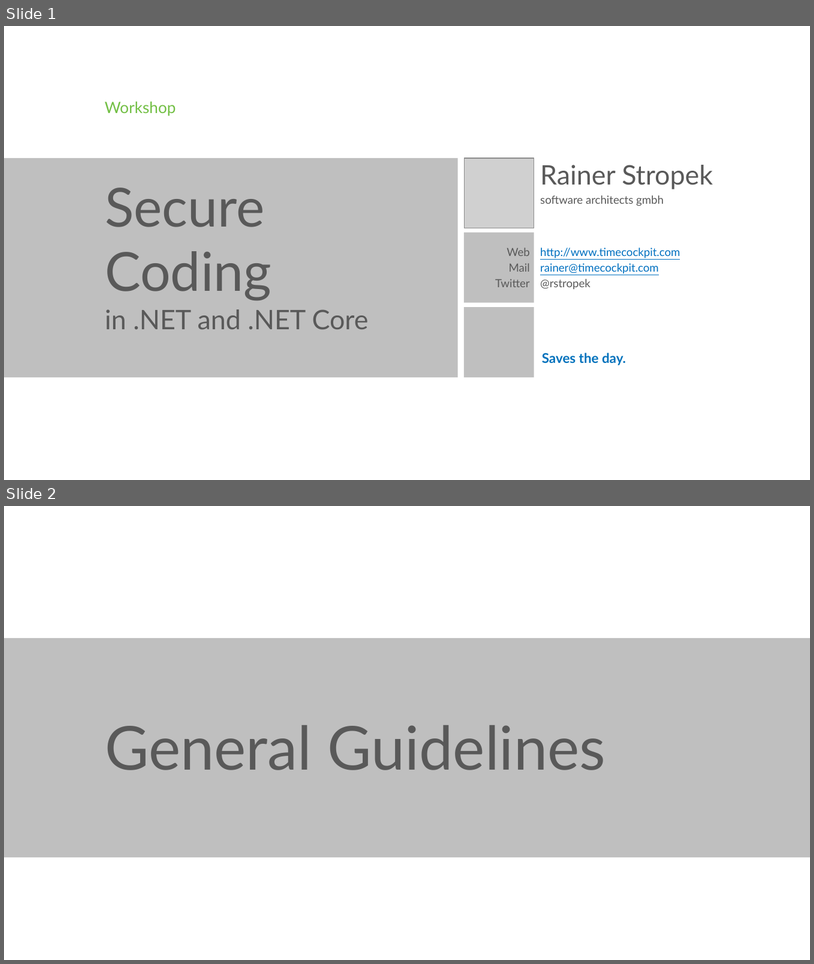
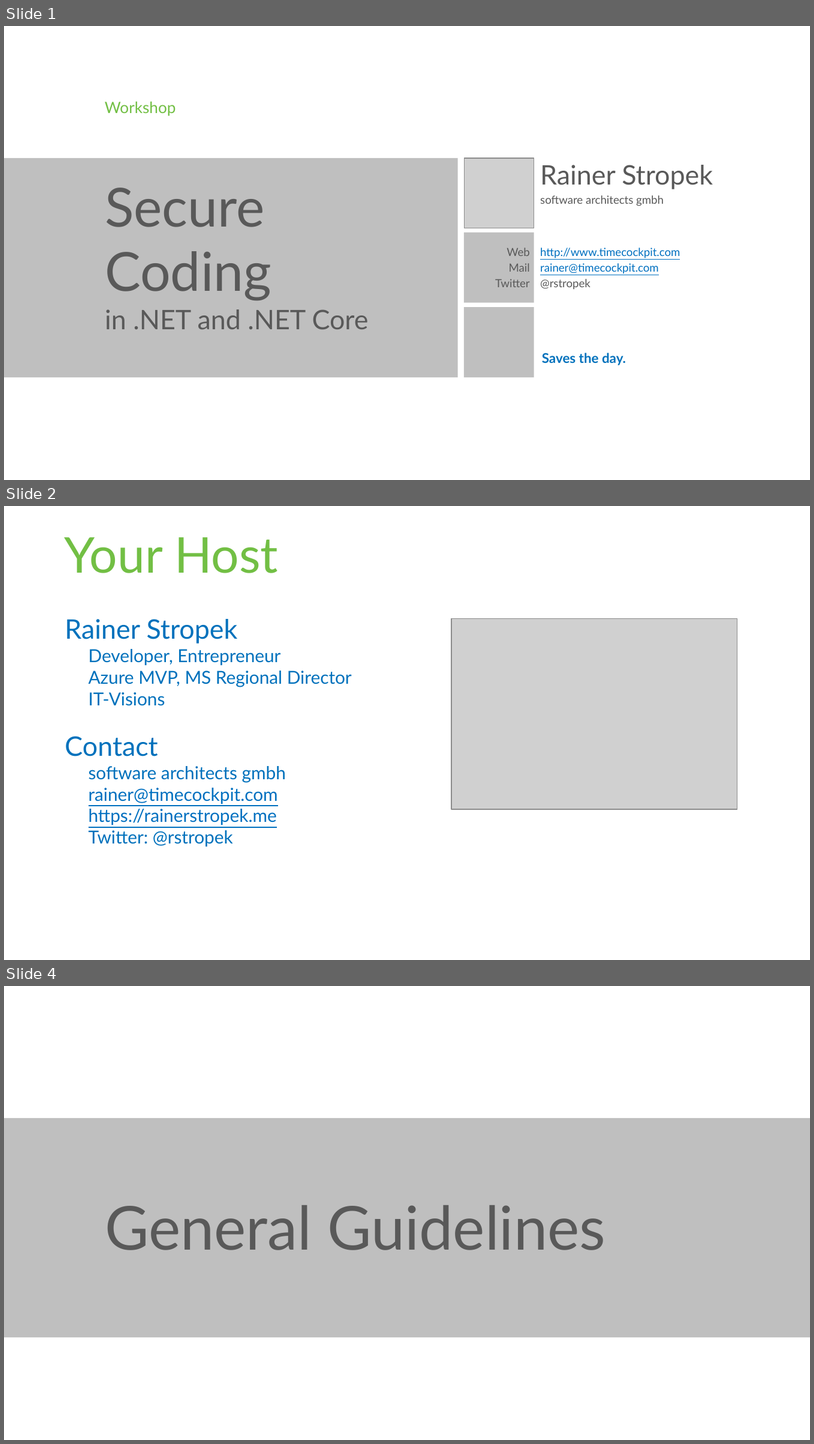
Before and after one commit to rstropek/SecureCodingDotNet, a slide deck: Slides/Secure-Coding-Dot-Net.pptx. Shown one above the other, each under a label of ours: slides 1 and 2 before the commit, slides 1, 2 and 4 after it; the slides between them are not shown. The pictures are 814x964 and 814x1444 pixels, drawn with LibreOffice and Linux fonts; fonts in the diff are those of the drawing; grey boxes stand for pictures; background and template pictures are left out. Boxes give left, top, right and bottom in pixels: in the first picture for what was removed or moved away, otherwise in the second. Text is boxed around its words. In the diff, an @@ line names an element or a change of style, - is before the commit and + after.

```diff
--- a/Slides/Secure-Coding-Dot-Net.pptx
+++ b/Slides/Secure-Coding-Dot-Net.pptx
@@ slide 2 added at (4,506,810,960), background #FFFFFF @@
@@ title added at (64,537,278,573), 44 pt, text #72BF44 @@
+Your Host
@@ text added at (65,619,352,846), 16 pt, text #0071BC @@
+Rainer Stropek
+  Developer, Entrepreneur
+  Azure MVP, MS Regional Director
+  IT-Visions
+Contact
+  software architects gmbh
+  rainer@timecockpit.com
+  https://rainerstropek.me
+  Twitter: @rstropek
@@ picture added at (452,619,737,809) @@
@@ what was slide 2 is now slide 4 @@
```
Also in this commit, not shown: 1 slide changed, 1 other slide added, 1 other file.
